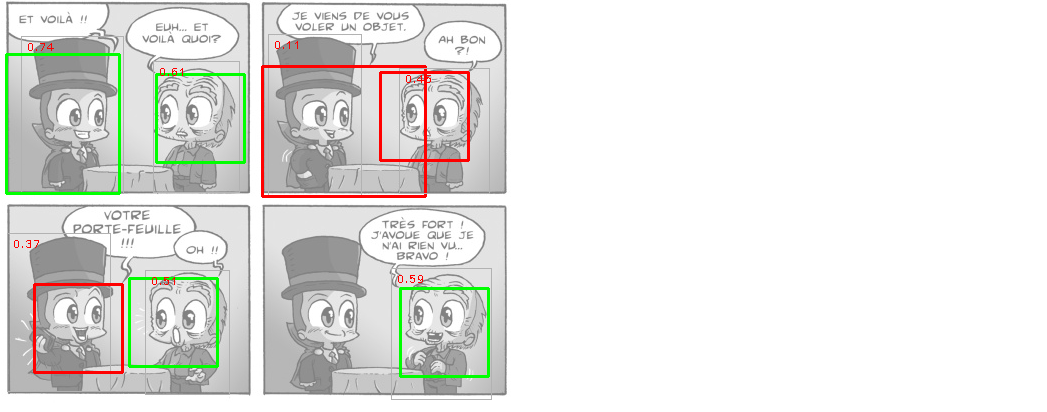
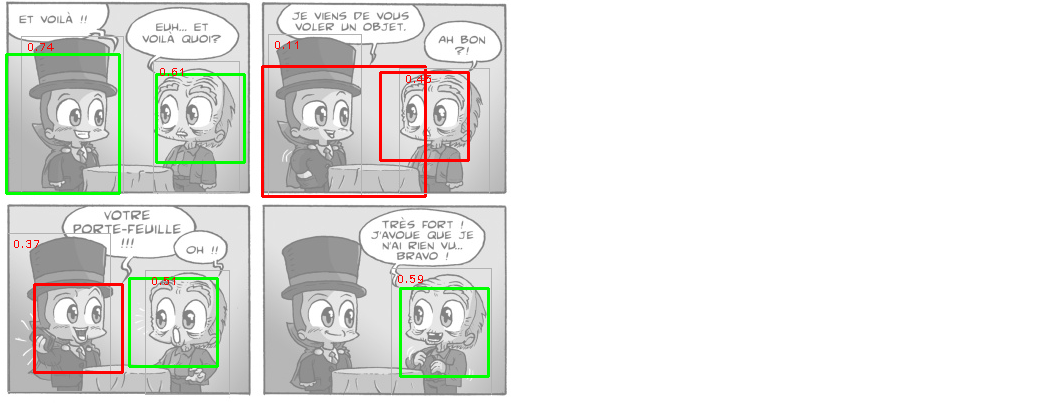
Layer changes from the first w=1047, h=412 image to the second:
painted on "evaluation.png" over [391,394,492,400]
